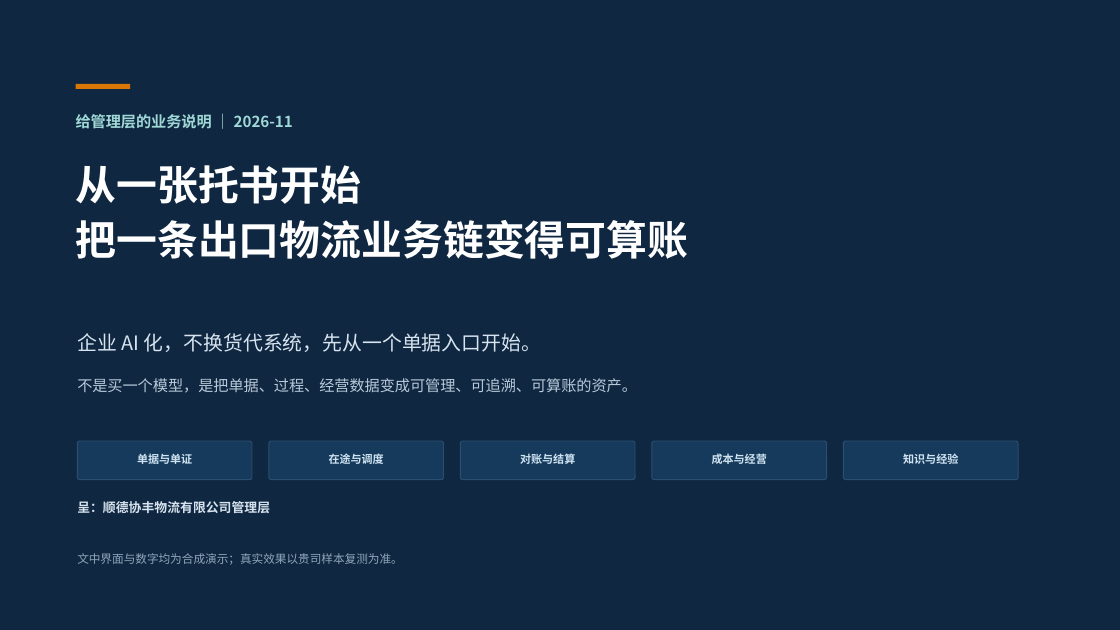
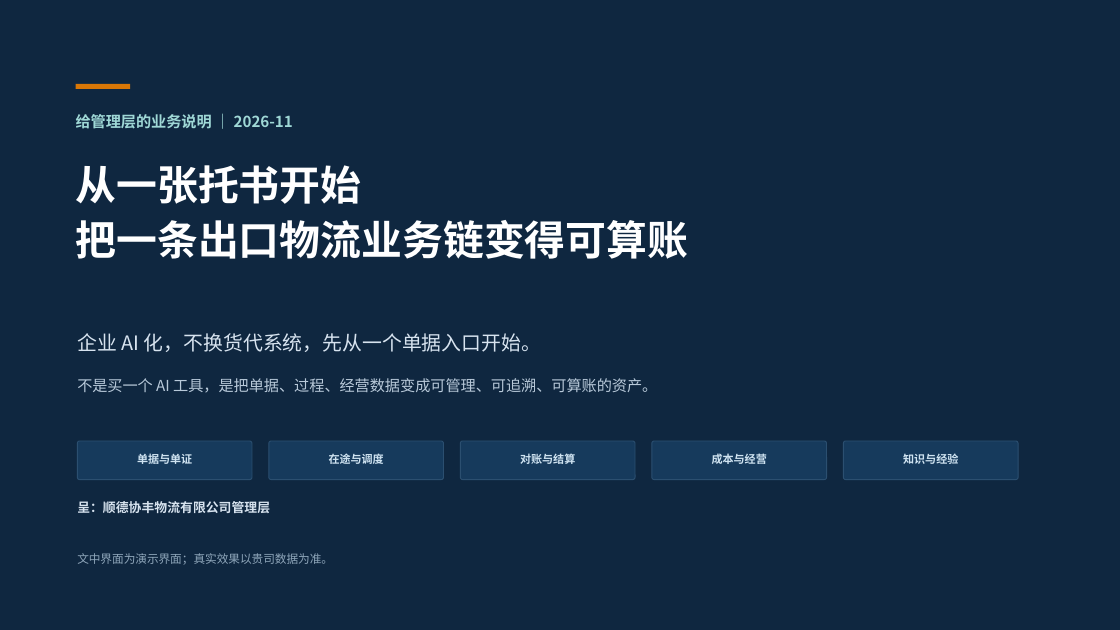
Before and after one commit to roma007/Enterprise-AI, a slide deck: slide 1 of 会客包/reports/客户老板版_系统能力介绍_2026-11-08.pptx. Drawn at 1120x630 pixels with LibreOffice and Linux fonts; fonts in the diff are those of the drawing. Boxes give left, top, right and bottom in pixels: in the first picture for what was removed or moved away, otherwise in the second. Text is boxed around its words. In the diff, an @@ line names an element or a change of style, - is before the commit and + after.

Commit message:
fix(copilot): 客户版 PPT 去工程术语并统一演示口径
图无影响：仅客户版 PPT 措辞、演示界面文案与截图，不改功能与节点状态。

```diff
--- a/会客包/reports/客户老板版_系统能力介绍_2026-11-08.pptx
+++ b/会客包/reports/客户老板版_系统能力介绍_2026-11-08.pptx
@@ text at <box>77,378,657,393</box>: text changed @@
-不是买一个模型，是把单据、过程、经营数据变成可管理、可追溯、可算账的资产。
+不是买一个 AI 工具，是把单据、过程、经营数据变成可管理、可追溯、可算账的资产。
@@ text at <box>77,553,333,565</box>: text changed @@
-文中界面与数字均为合成演示；真实效果以贵司样本复测为准。
+文中界面为演示界面；真实效果以贵司数据为准。
```
Also in this commit, not shown: 17 other slides changed, 47 other files.
